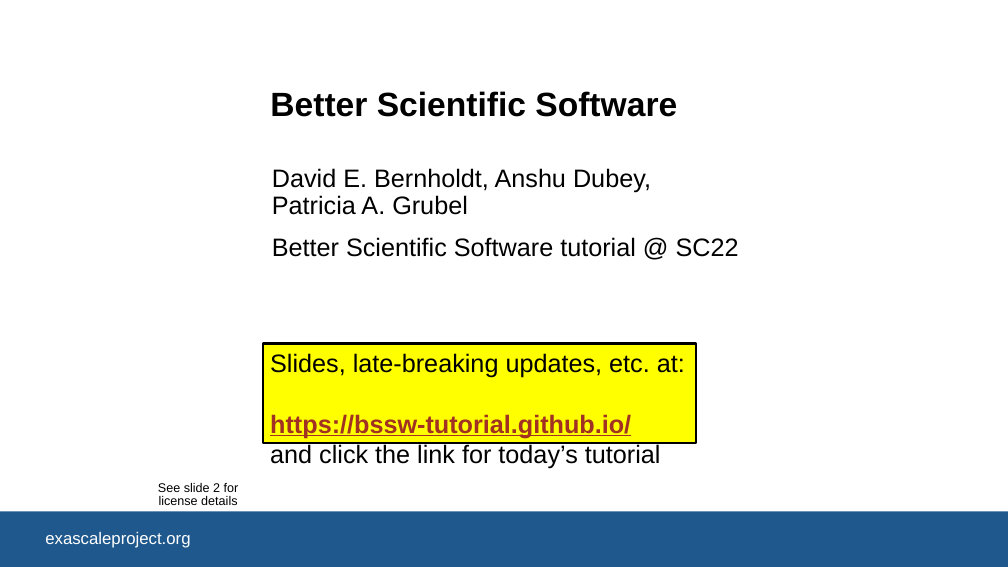
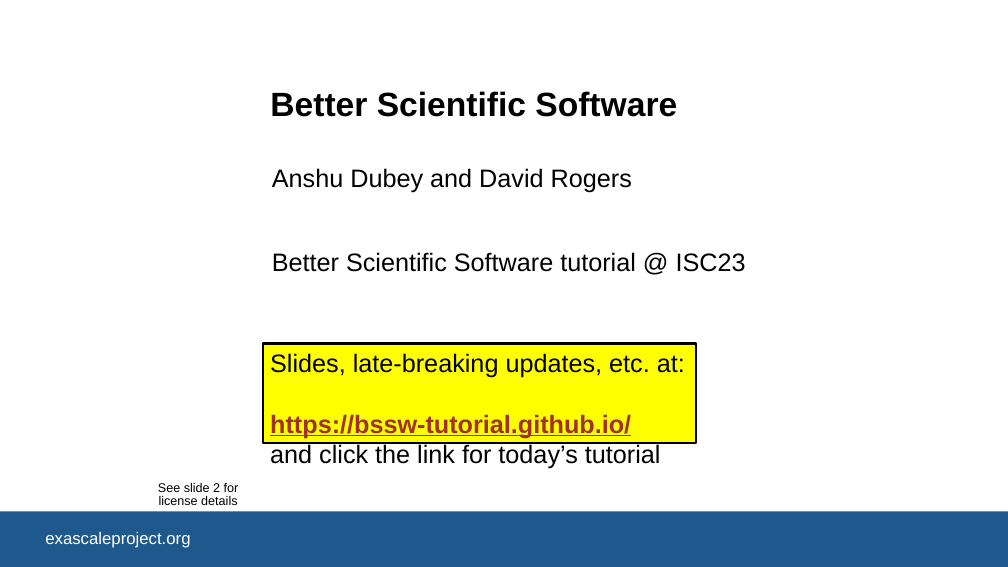
Before and after one commit to bssw-tutorial/presentations, a slide deck: slide 1 of intro-a.pptx. Drawn at 1008x567 pixels with LibreOffice and Linux fonts; fonts in the diff are those of the drawing; background and template pictures are left out. Boxes give left, top, right and bottom in pixels: in the first picture for what was removed or moved away, otherwise in the second. Text is boxed around its words. In the diff, an @@ line names an element or a change of style, - is before the commit and + after.

```diff
--- a/intro-a.pptx
+++ b/intro-a.pptx
@@ subtitle at bbox=[272, 168, 746, 272]: text changed @@
-David E. Bernholdt, Anshu Dubey,
-Patricia A. Grubel
-Better Scientific Software tutorial @ SC22
+Anshu Dubey and David Rogers
+Better Scientific Software tutorial @ ISC23
```
Also in this commit, not shown: 4 other slides changed, 2 other files.
